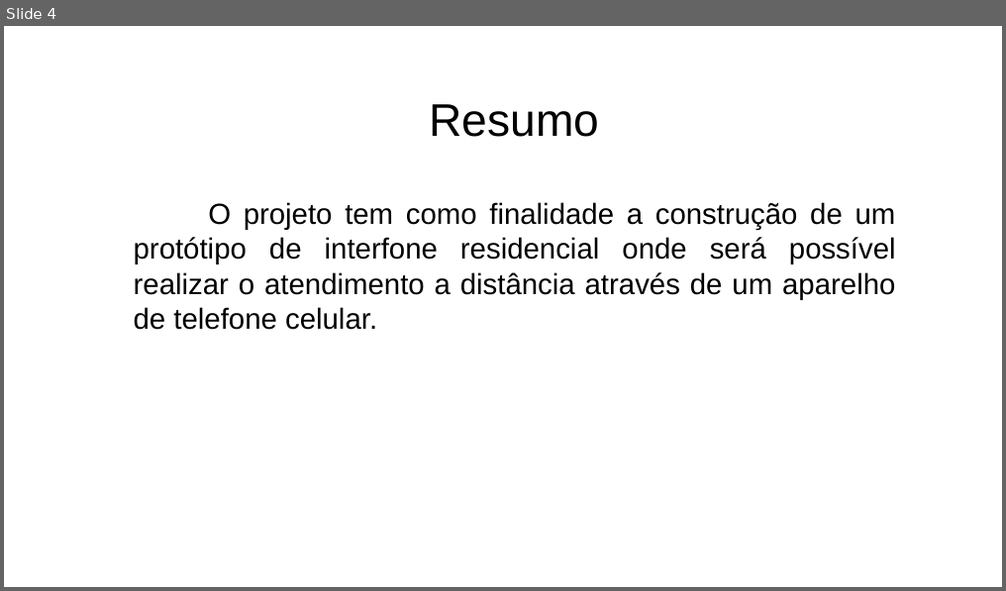
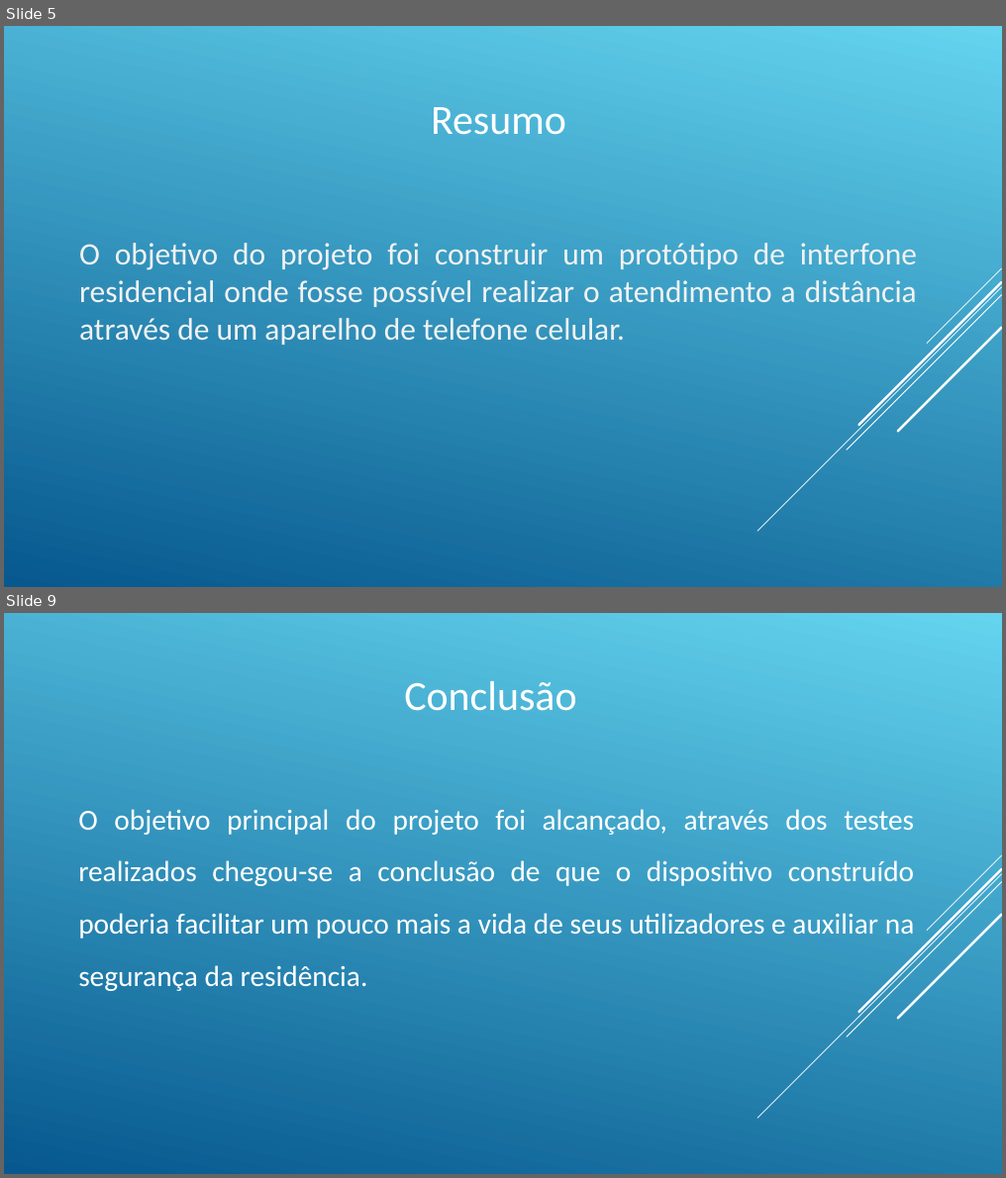
Before and after one commit to rsalcir/tcc-eng-comp, a slide deck: Documentos/TCC 2/Apresentação TCC.ppt. Shown one above the other, each under a label of ours: slide 4 before the commit, slides 5 and 9 after it; the slides between them are not shown. The pictures are 1006x591 and 1006x1178 pixels, drawn with LibreOffice and Linux fonts; fonts in the diff are those of the drawing. Boxes give left, top, right and bottom in pixels: in the first picture for what was removed or moved away, otherwise in the second. Text is boxed around its words. In the diff, an @@ line names an element or a change of style, - is before the commit and + after.

```diff
--- a/Documentos/TCC 2/Apresentação TCC.ppt
+++ b/Documentos/TCC 2/Apresentação TCC.ppt
@@ slide 9 added at box(4, 613, 1002, 1174), background gradient #64D4EF to #06588E; not listed: 5 template elements that a slide beside it also shows @@
@@ text added at box(404, 681, 576, 711), 40 pt, text #FFFFFF @@
+Conclusão
@@ text added at box(78, 809, 914, 991), 28 pt, text #FFFFFF @@
+O objetivo principal do projeto foi alcançado, através dos testes realizados chegou-se a conclusão de que o dispositivo construído poderia facilitar um pouco mais a vida de seus utilizadores e auxiliar na segurança da residência.
@@ what was slide 4 is now slide 5 @@
@@ slide 5 changed as well @@
@@ background #FFFFFF to gradient #64D4EF to #06588E @@
@@ text "Resumo" at box(431, 107, 566, 135): size 44 to 40 pt, font Arial to Calibri, text colour #000000 to #FFFFFF @@
@@ text at box(79, 243, 917, 345): text changed; size 28 to 30 pt; font Arial to Calibri; text colour #000000 to #F2F2F2 @@
-O projeto tem como finalidade a construção de um protótipo de interfone residencial onde será possível realizar o atendimento a distância através de um aparelho de telefone celular.
+O objetivo do projeto foi construir um protótipo de interfone residencial onde fosse possível realizar o atendimento a distância através de um aparelho de telefone celular.
@@ group added at box(757, 269, 1001, 531): 5 lines @@
```
Also in this commit, not shown: 6 other slides changed, 3 other slides added, 2 slides removed, 5 other files.
